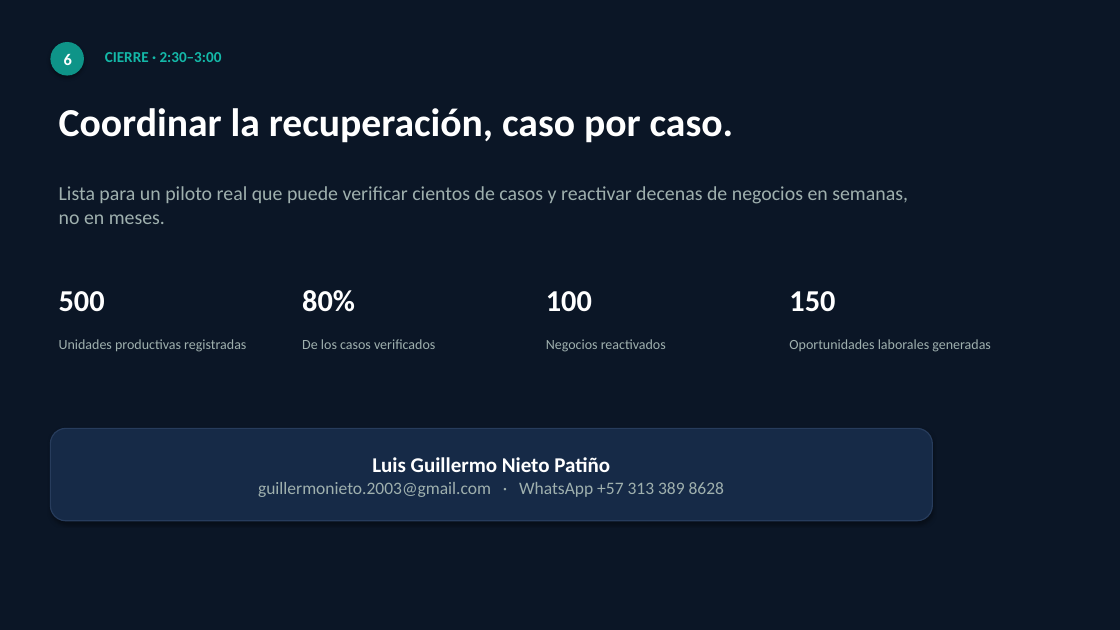
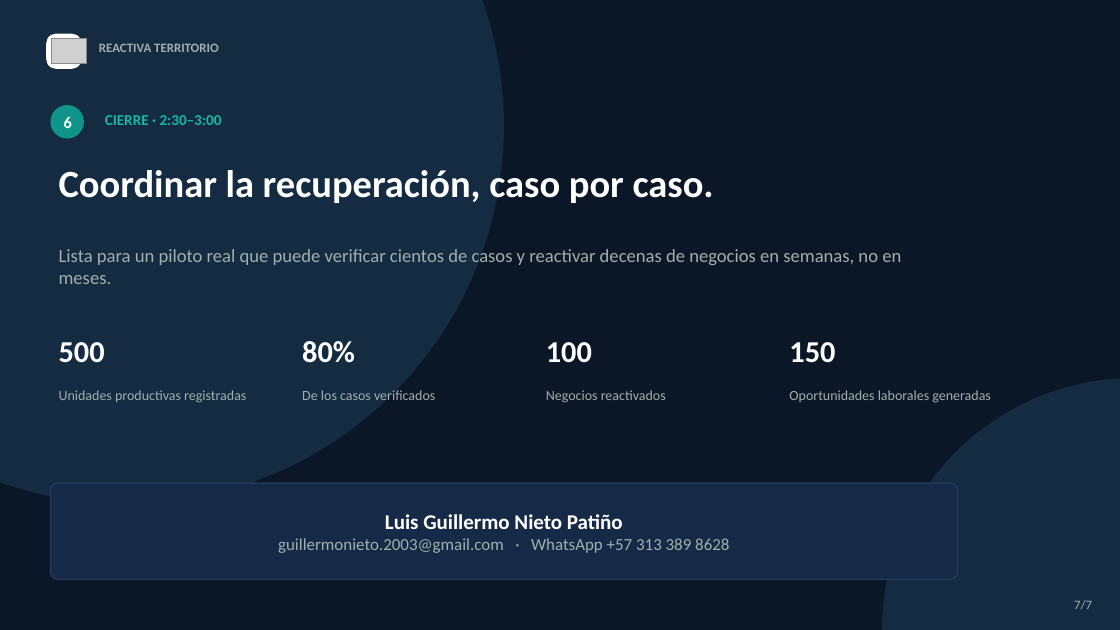
Before and after one commit to lnieto044/ReActiva_Territorio, a slide deck: slide 7 of docs/slides.pptx. Drawn at 1120x630 pixels with LibreOffice and Linux fonts; fonts in the diff are those of the drawing; grey boxes stand for pictures. Boxes give left, top, right and bottom in pixels: in the first picture for what was removed or moved away, otherwise in the second. Text is boxed around its words. In the diff, an @@ line names an element or a change of style, - is before the commit and + after.

Commit message:
Mejora las diapositivas: logo real de la marca y mas pulido visual

```diff
--- a/docs/slides.pptx
+++ b/docs/slides.pptx
@@ ellipse added at [0, 0, 504, 504], fill #142B42 @@
@@ rounded rectangle added at [46, 34, 82, 69], fill #FFFFFF @@
@@ picture added at [51, 39, 87, 64] @@
@@ text added at [99, 43, 219, 52], 11 pt, text #9FB0AE, bold @@
+REACTIVA TERRITORIO
@@ ellipse "6" at [50, 105, 84, 139]: shadow off @@
@@ text "Coordinar la recuperación, caso por ..." at [59, 170, 714, 203]: size 34 to 33 pt @@
@@ 3 texts, 1 ellipse: place and size @@
-3 texts, 1 ellipse at [50, 42, 908, 224]
+3 texts, 1 ellipse at [50, 105, 901, 284]
@@ text "Lista para un piloto real ..." at [59, 249, 901, 284]: size 17 to 16 pt @@
@@ 8 texts: place and size @@
-8 texts at [59, 290, 990, 352]
+8 texts at [59, 341, 990, 403]
@@ ellipse added at [882, 378, 1120, 630], fill #142B42 @@
@@ rounded rectangle "Luis Guillermo Nieto Patiño": place and size @@
-rounded rectangle "Luis Guillermo Nieto Patiño" at [50, 429, 933, 521]
+rounded rectangle "Luis Guillermo Nieto Patiño" at [50, 483, 958, 580]
@@ rounded rectangle "Luis Guillermo Nieto Patiño" at [50, 483, 958, 580]: shadow off; proportions changed @@
@@ text in rounded rectangle at [278, 538, 729, 553]: size 15 to 14.5 pt in "guillermonieto.2003@gmail.com · WhatsApp +57 313 389 8628" @@
@@ text added at [1074, 600, 1092, 609], 11 pt, text #9FB0AE @@
+7/7
```
Also in this commit, not shown: 6 other slides changed.
